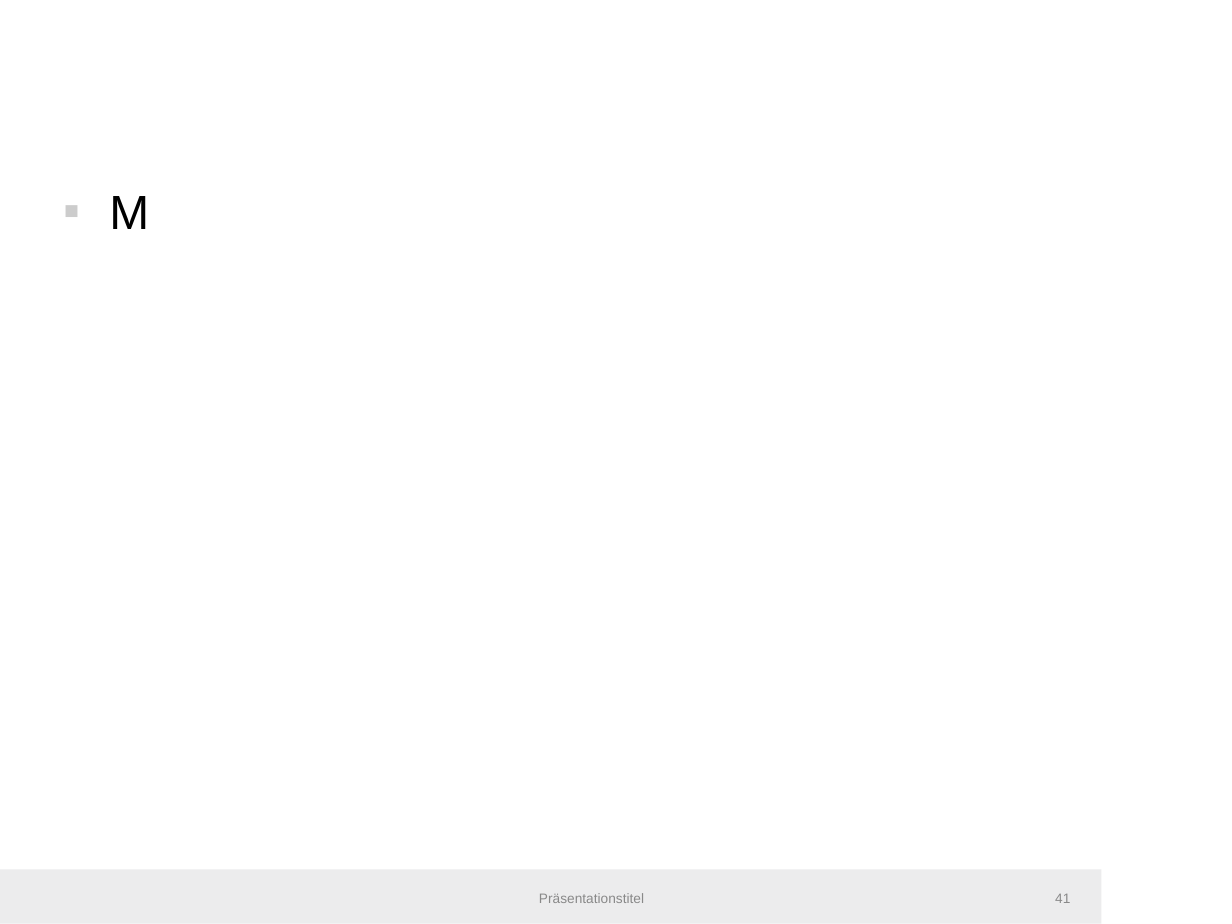
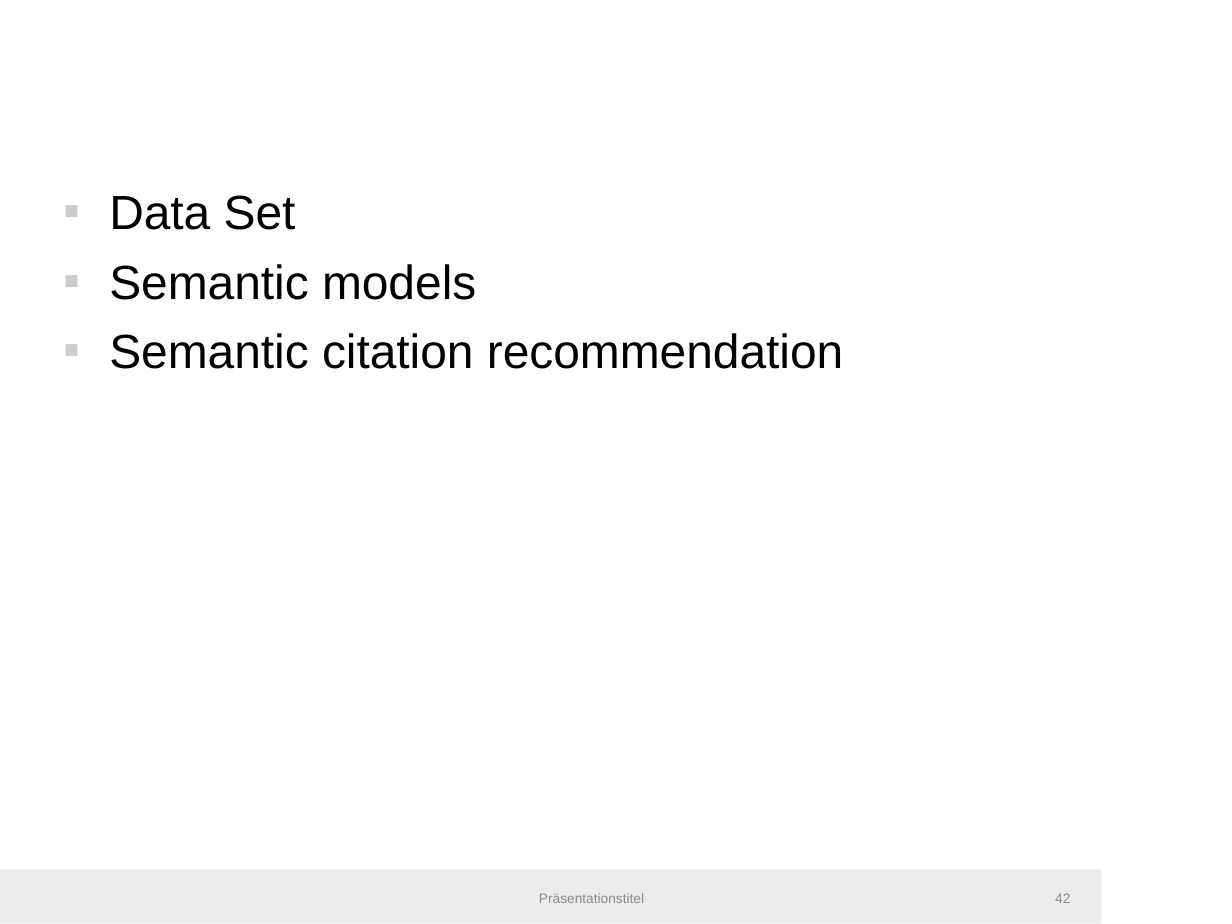
Before and after one commit to IllDepence/master_thesis, a slide deck: slide 42 of pres/pres.odp (slide 41 before the commit). Drawn at 1232x924 pixels with LibreOffice and Linux fonts; fonts in the diff are those of the drawing; background and template pictures are left out. Boxes give left, top, right and bottom in pixels: in the first picture for what was removed or moved away, otherwise in the second. Text is boxed around its words. In the diff, an @@ line names an element or a change of style, - is before the commit and + after.

```diff
--- a/pres/pres.odp
+++ b/pres/pres.odp
@@ text at [109,195,844,369]: text changed @@
-▪ M
+▪ Data Set
+▪ Semantic models
+▪ Semantic citation recommendation
@@ page number at [1055,893,1070,903]: text changed @@
-41
+42
```
Also in this commit, not shown: 3 other slides changed, 8 slides added, 3 other files.
